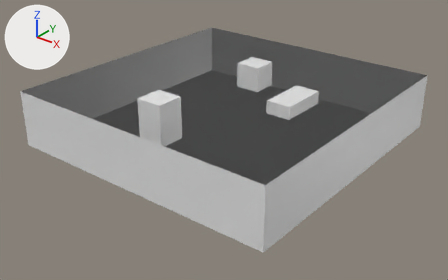
What one commit did to the Blender file project_files/basic_baking-02.blend.
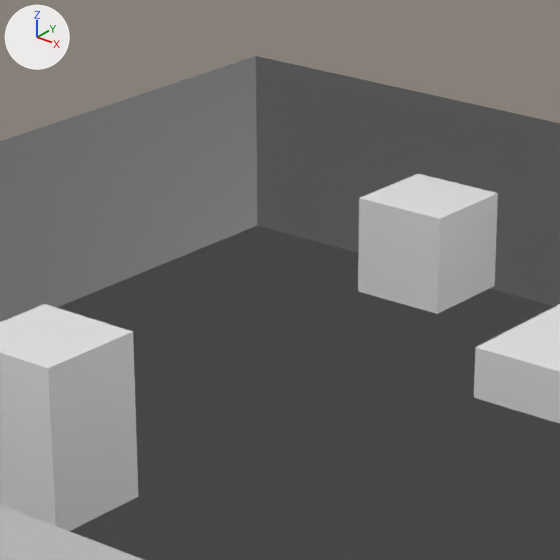
Old and new are each drawn whole from a 50 mm lens placed at (34.86, -21.81, 19.18), pointed at (10.22, 8.99, 0.09) and again close up on the part from 33% to 64% of the width and 5% to 55% of the height. Every picture has the same lights, and +X, +Y and +Z are marked at upper left.

Before the edit, the objects in view are built like this:
```python
me_cube = bpy.data.meshes.new('Cube')
me_cube.from_pydata(...)  # a box spanning x -1.0..1.0, y -3.0..1.0, z -1.0..0.0
me_cube.materials.append(mat_material)  # its picture is missing
me_cube_001 = bpy.data.meshes.new('Cube.001')
me_cube_001.from_pydata(...)  # a box spanning x -1.0..1.0, y -1.0..1.0, z -1.0..1.0
me_cube_001.materials.append(mat_material)  # its picture is missing
me_plane_001 = bpy.data.meshes.new('Plane.001')
me_plane_001.from_pydata(...)  # 12 vertices, 5 faces; spans x -1.0..1.0, y -1.0..1.0, z 0.0..0.4
me_plane_001.materials.append(mat_material)  # its picture is missing
ob_cube = bpy.data.objects.new('Cube', me_cube)
ob_cube.location = (12.0, 16.0, 2.0)
ob_cube_001 = bpy.data.objects.new('Cube.001', me_cube_001)
ob_cube_001.location = (7.0, 17.0, 2.0)
ob_plane_001 = bpy.data.objects.new('Plane.001', me_plane_001)
ob_plane_001.location = (10.0, 10.0, 0.0)
ob_plane_001.scale = (10.0, 10.0, 10.0)
# also in view: 'Cube.002' at (8.0, 5.0, 2.5)
```
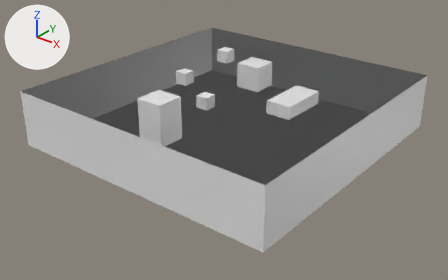
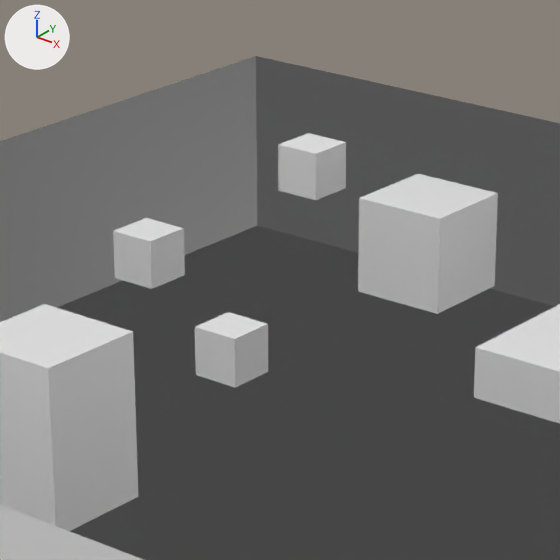
The change, as a diff of the scene's bpy script:
```diff
--- a/project_files/basic_baking-02.blend.py
+++ b/project_files/basic_baking-02.blend.py
@@ me_cube_006 @@
+me_cube_006.from_pydata(...)  # a box spanning x -1.0..1.0, y -1.0..1.0, z -1.0..1.0
@@ ob_cube_006 @@
+ob_cube_006 = bpy.data.objects.new('Cube.006', me_cube_006)
+ob_cube_006.location = (4.0, 17.0, 3.0)
+ob_cube_006.scale = (0.5, 0.5, 0.5)
@@ ob_cube_005 @@
+ob_cube_005 = bpy.data.objects.new('Cube.005', me_cube_006.copy())
+ob_cube_005.location = (3.0, 13.0, 2.0)
+ob_cube_005.scale = (0.5, 0.5, 0.5)
@@ ob_cube_004 @@
+ob_cube_004 = bpy.data.objects.new('Cube.004', me_cube_006.copy())
+ob_cube_004.location = (6.0, 12.0, 1.0)
+ob_cube_004.scale = (0.5, 0.5, 0.5)
```

Where the change shows, as pixel boxes (x1, y1, x2, y2) in the close-ups (560 x 560 px):
'Cube.004', added
    after: (195, 312, 268, 387)
'Cube.005', added
    after: (113, 218, 185, 289)
'Cube.006', added
    after: (278, 133, 346, 200)
